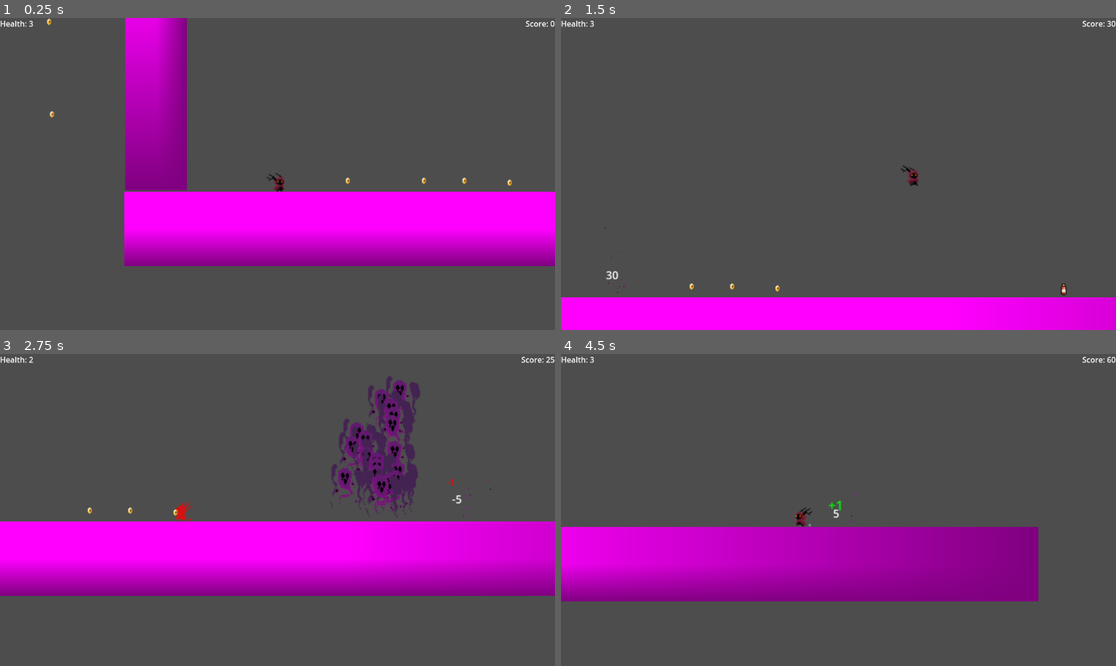
Above: before the commit, frames 1-4 (two rows, left to right).
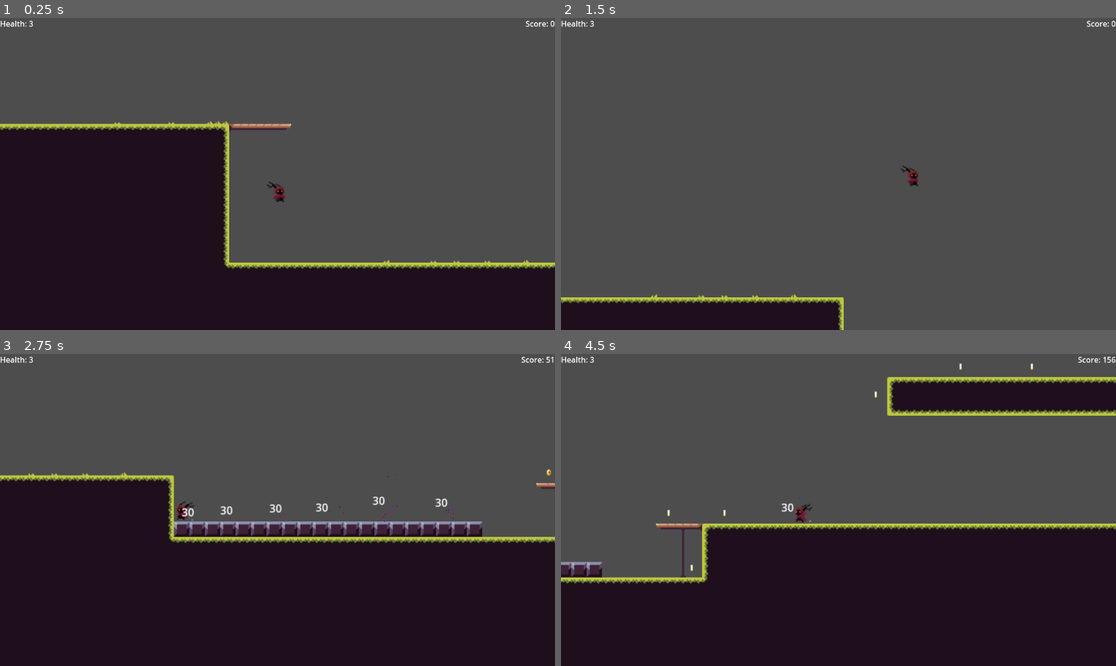
Above: after the commit, the same moments.

Repository: ag-pacier/Serif_Platformer
Game: Godot game, scene res://LevelStuff/0Forest/0forest.tscn
Two runs of this game, one before a commit and one after it. Both use one fixed random seed, a clock stepped at 60 frames per second and the inputs below. Before the commit the project starts from res://LevelStuff/Devlevel/devLevel.tscn. Sound files missing from this copy of the repository are replaced by a short silence.
Inputs:
- Up to frame 1 (0.25 s): no input
- Up to frame 2 (1.5 s): hold Right (right) from 0.53 s (still down); tap Space (jump) at 0.77 s
- Up to frame 3 (2.75 s): tap Space (jump) at 1.52 s; release Right (right) at 2.03 s; hold Left (left) from 2.03 s (still down)
- Up to frame 4 (4.5 s): release Left (left) at 2.78 s; hold Right (right) 2.78-4.28 s; tap Space (jump) at 3.02, 3.77 s; hold Left (left) from 4.28 s (still down)

The runs differ from the first frame. In frame 1, 58% of the frame differs, in the area x 0-100%, y 0-100%; in frame 2, 11%; in frame 3, 55%; in frame 4, 51%.

Commit message:
Changed default scene and name

Diff:
--- a/project.godot
+++ b/project.godot
@@ -10,8 +10,9 @@
 
 [application]
 
-config/name="serif_plat"
-run/main_scene="res://LevelStuff/Devlevel/devLevel.tscn"
+config/name="Satrio"
+config/version="0.0.1"
+run/main_scene="uid://dqombc1fr40sb"
 config/features=PackedStringArray("4.4", "Mobile")
 config/icon="res://icon.svg"
 
